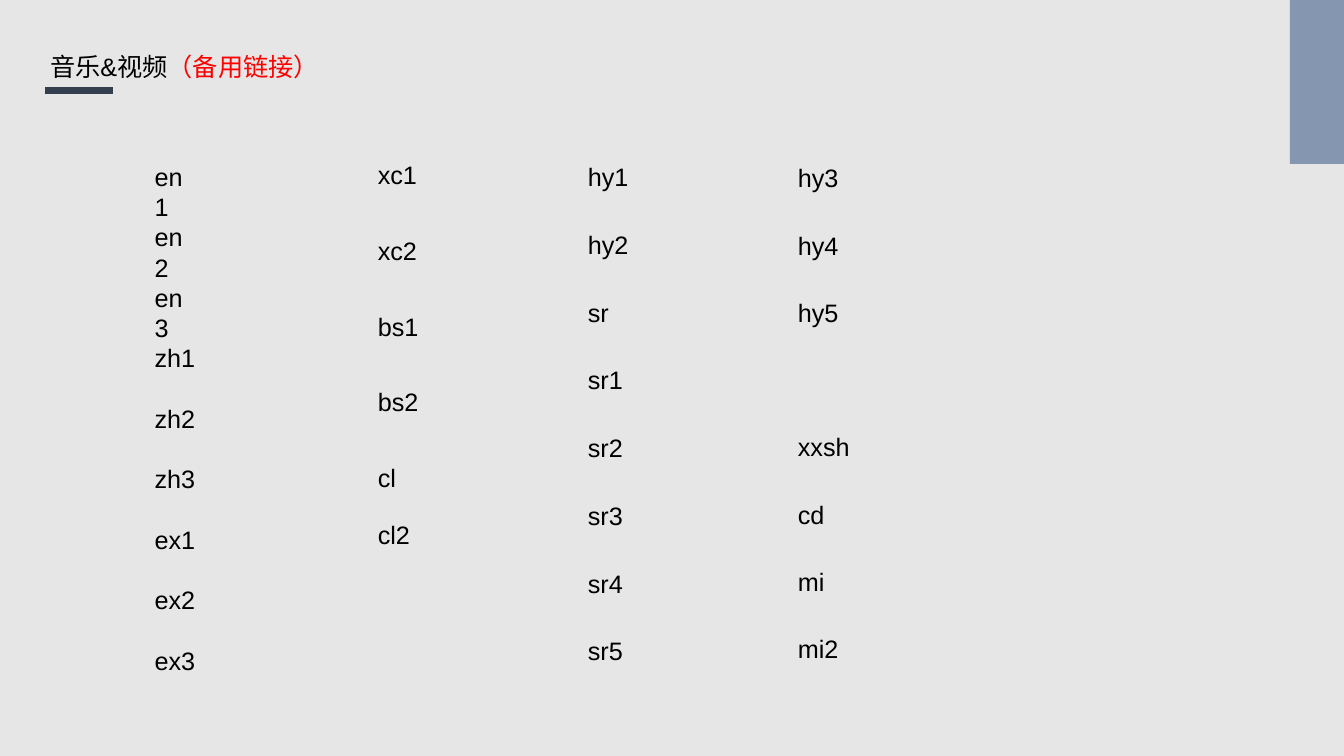
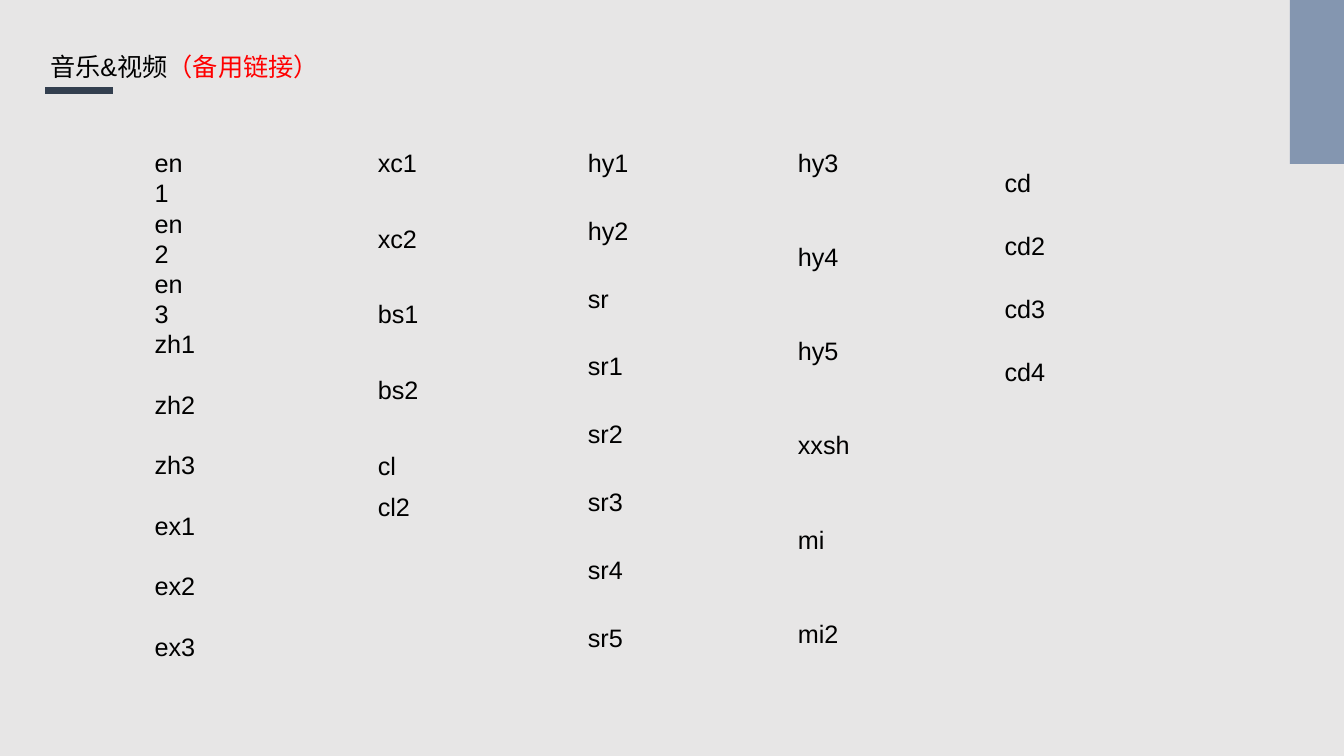
Before and after one commit to Bukehi/BukehiWeb, a slide deck: slide 9 of livefile/livepowerpoint.pptx. Drawn at 1344x756 pixels with LibreOffice and Linux fonts; fonts in the diff are those of the drawing. Boxes give left, top, right and bottom in pixels: in the first picture for what was removed or moved away, otherwise in the second. Text is boxed around its words. In the diff, an @@ line names an element or a change of style, - is before the commit and + after.

```diff
--- a/livefile/livepowerpoint.pptx
+++ b/livefile/livepowerpoint.pptx
@@ 20 texts: place and size @@
-20 texts at <box>145,156,839,671</box>
+20 texts at <box>145,142,839,657</box>
@@ text "cd": place and size @@
-text "cd" at <box>798,505,825,525</box>
+text "cd" at <box>1005,173,1032,193</box>
@@ text "hy4": place and size @@
-text "hy4" at <box>798,236,839,260</box>
+text "hy4" at <box>798,247,839,272</box>
@@ text added at <box>1005,236,1046,256</box>, 18 pt, text #000000 @@
+cd2
@@ text added at <box>1005,299,1046,319</box>, 18 pt, text #000000 @@
+cd3
@@ text "hy5": place and size @@
-text "hy5" at <box>798,303,839,328</box>
+text "hy5" at <box>798,341,839,366</box>
@@ text added at <box>1005,362,1046,382</box>, 18 pt, text #000000 @@
+cd4
@@ 4 texts: place and size @@
-4 texts at <box>378,166,419,488</box>
+4 texts at <box>378,154,419,476</box>
@@ text "cl2": place and size @@
-text "cl2" at <box>378,525,410,545</box>
+text "cl2" at <box>378,497,410,517</box>
@@ text "mi": place and size @@
-text "mi" at <box>798,572,825,591</box>
+text "mi" at <box>798,530,825,549</box>
```
Also in this commit, not shown: 1 other slide changed, 2 other files.
